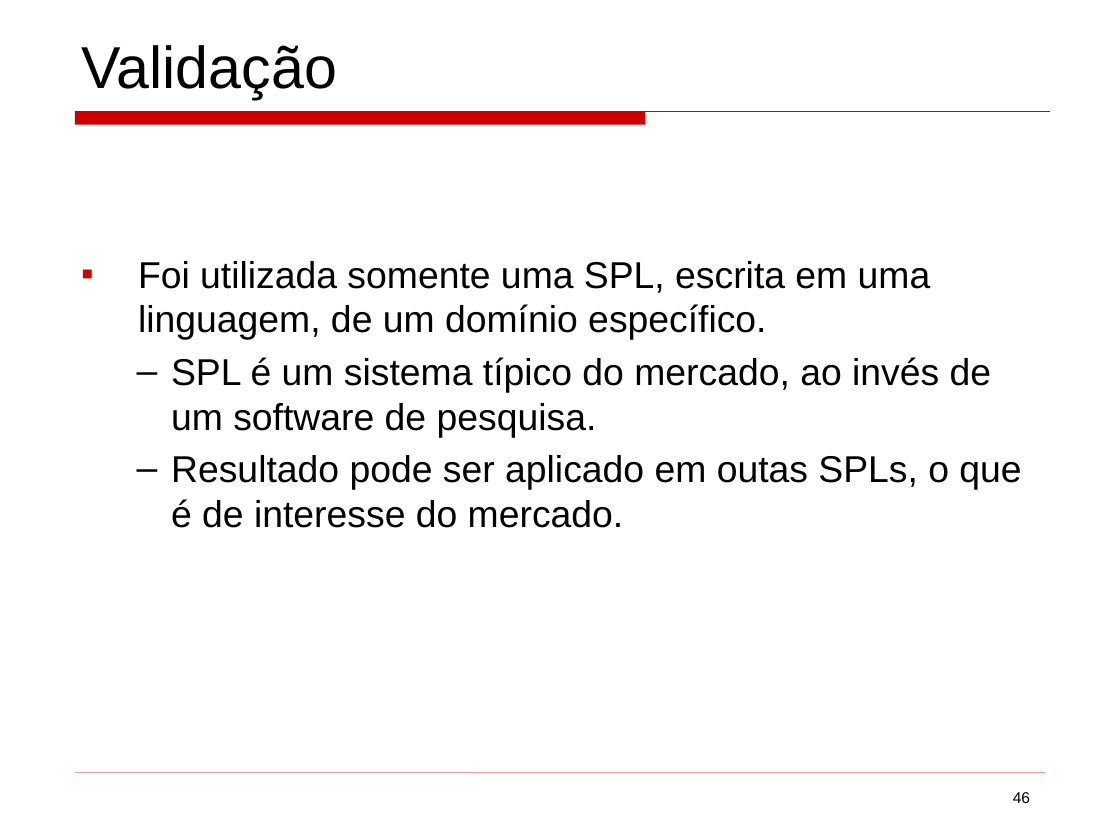
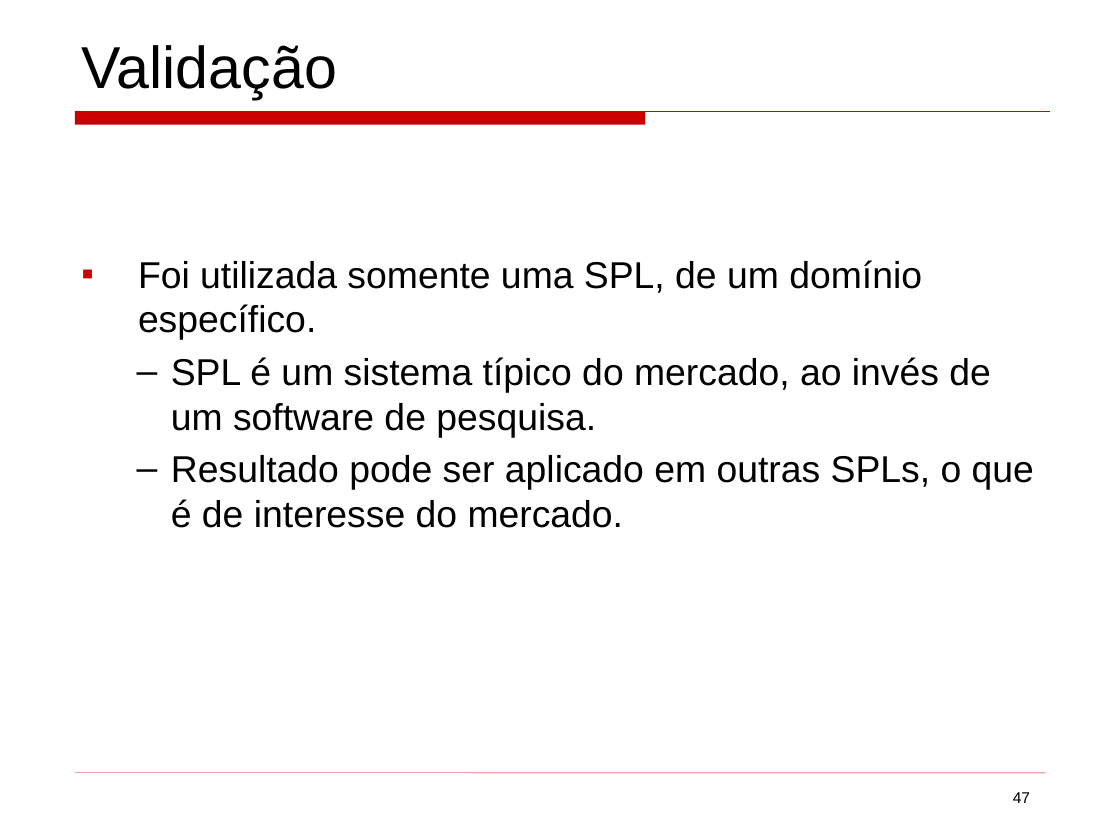
Before and after one commit to mateus51/TPs, a slide deck: slide 47 of ArqSoft/Seminários/background_colors_program_comprehension.ppt (slide 46 before the commit). Drawn at 1120x840 pixels with LibreOffice and Linux fonts; fonts in the diff are those of the drawing. Boxes give left, top, right and bottom in pixels: in the first picture for what was removed or moved away, otherwise in the second. Text is boxed around its words. In the diff, an @@ line names an element or a change of style, - is before the commit and + after.

```diff
--- a/ArqSoft/Seminários/background_colors_program_comprehension.ppt
+++ b/ArqSoft/Seminários/background_colors_program_comprehension.ppt
@@ text at bbox=[138, 260, 922, 340]: text changed @@
-▪ Foi utilizada somente uma SPL, escrita em uma linguagem, de um domínio específico.
+▪ Foi utilizada somente uma SPL, de um domínio específico.
@@ text at bbox=[171, 455, 1034, 528]: text changed @@
-  – Resultado pode ser aplicado em outas SPLs, o que é de interesse do mercado.
+  – Resultado pode ser aplicado em outras SPLs, o que é de interesse do mercado.
@@ page number at bbox=[1013, 792, 1030, 803]: text changed @@
-46
+47
```
Also in this commit, not shown: 19 other slides changed, 2 slides added, 1 slide removed, 3 other files.
